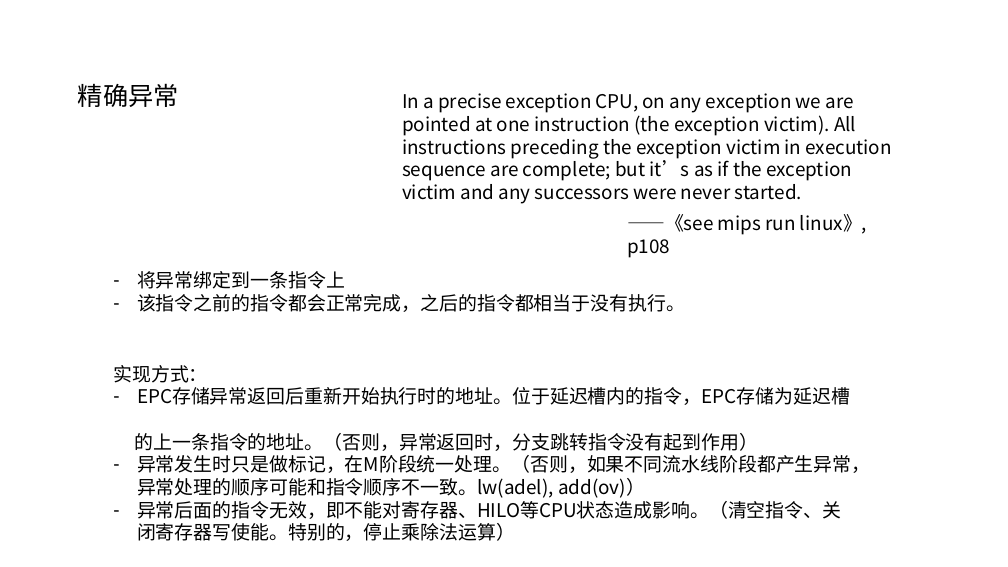
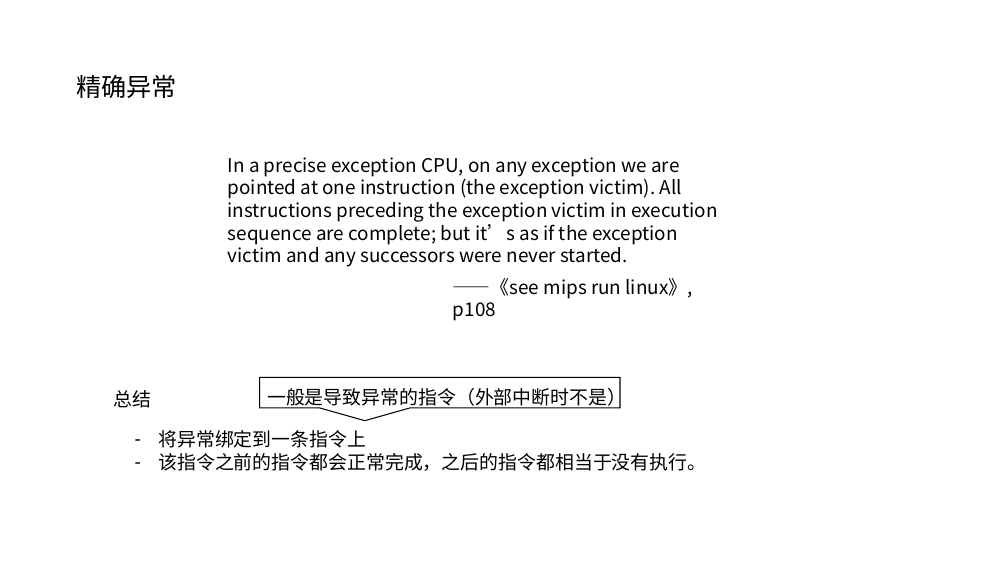
Before and after one commit to y0fy/CO-lab-material-CQU, a slide deck: slide 24 of doc/ppt/2020/硬综讲解1.pptx (slide 21 before the commit). Drawn at 1008x567 pixels with LibreOffice and Linux fonts; fonts in the diff are those of the drawing. Boxes give left, top, right and bottom in pixels: in the first picture for what was removed or moved away, otherwise in the second. Text is boxed around its words. In the diff, an @@ line names an element or a change of style, - is before the commit and + after.

```diff
--- a/doc/ppt/2020/硬综讲解1.pptx
+++ b/doc/ppt/2020/硬综讲解1.pptx
@@ text "精确异常": place and size @@
-text "精确异常" at box(78, 83, 179, 107)
+text "精确异常" at box(76, 74, 177, 98)
@@ text "In a precise exception CPU, ...": place and size @@
-text "In a precise exception CPU, ..." at box(402, 93, 892, 204)
+text "In a precise exception CPU, ..." at box(228, 157, 717, 267)
@@ text "——《see mips run linux》, p108": place and size @@
-text "——《see mips run linux》, p108" at box(627, 214, 867, 258)
+text "——《see mips run linux》, p108" at box(453, 278, 693, 321)
@@ text removed at box(113, 365, 871, 541) @@
-实现方式：
-– EPC存储异常返回后重新开始执行时的地址。位于延迟槽内的指令，EPC存储为延迟槽
-的上一条指令的地址。（否则，异常返回时，分支跳转指令没有起到作用）
-– 异常发生时只是做标记，在M阶段统一处理。（否则，如果不同流水线阶段都产生异常，异常处理的顺序可能和指令顺序不一致。lw(adel), add(ov)）
-– 异常后面的指令无效，即不能对寄存器、HILO等CPU状态造成影响。（清空指令、关闭寄存器写使能。特别的，停止乘除法运算）
@@ speech box added at box(260, 377, 621, 408), outline #000000 1 pt @@
@@ text added at box(267, 384, 626, 409), 18 pt, text #000000 @@
+一般是导致异常的指令（外部中断时不是）
@@ text added at box(113, 390, 151, 408), 18 pt, text #000000 @@
+总结
@@ text "将异常绑定到一条指令上": place and size @@
-text "将异常绑定到一条指令上" at box(137, 271, 685, 312)
+text "将异常绑定到一条指令上" at box(158, 430, 706, 471)
```
Also in this commit, not shown: 13 other slides changed, 23 slides added, 6 slides removed, 3 other files.
